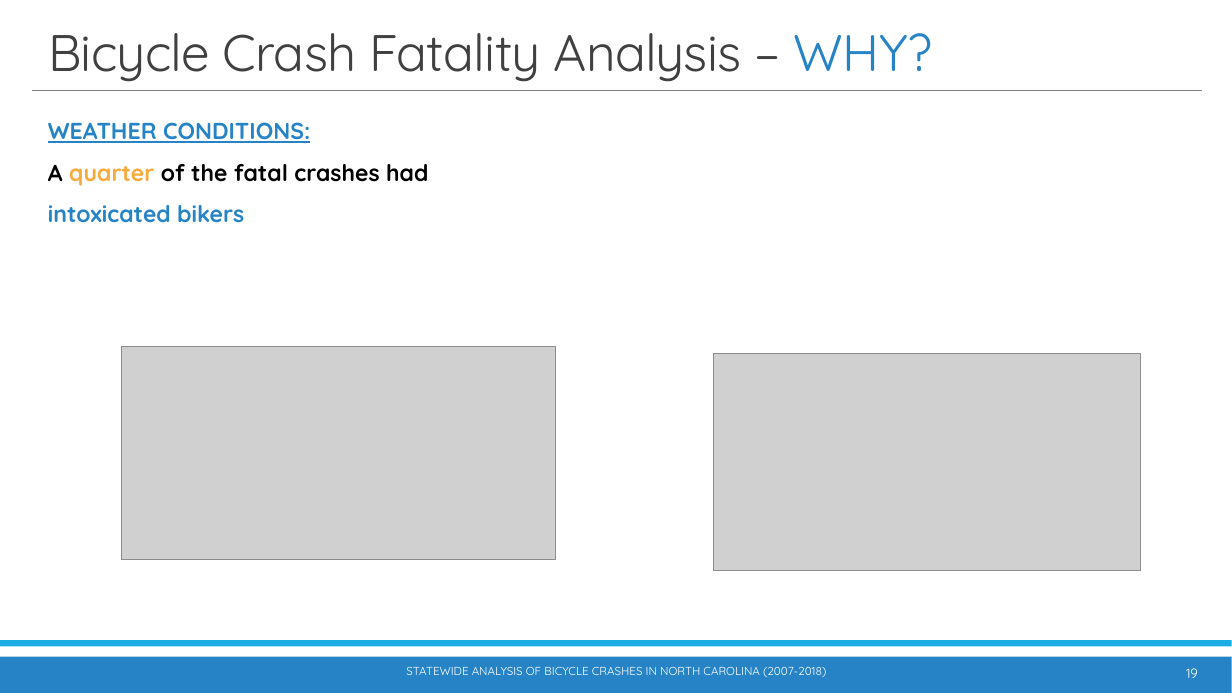
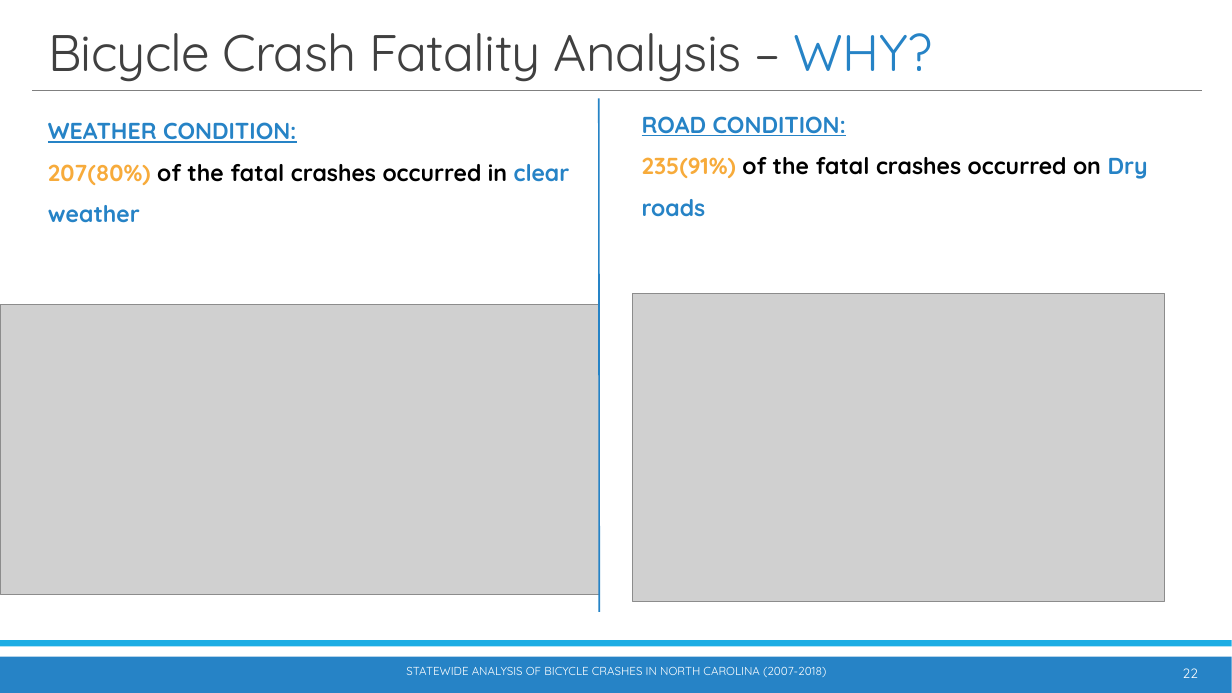
Before and after one commit to waghrayrashi/project-1, a slide deck: slide 22 of Project 1 - Group 2 - Statewide Bicycle Crash Analysis.pptx (slide 19 before the commit). Drawn at 1232x693 pixels with LibreOffice and Linux fonts; fonts in the diff are those of the drawing; grey boxes stand for pictures. Boxes give left, top, right and bottom in pixels: in the first picture for what was removed or moved away, otherwise in the second. Text is boxed around its words. In the diff, an @@ line names an element or a change of style, - is before the commit and + after.

```diff
--- a/Project 1 - Group 2 - Statewide Bicycle Crash Analysis.pptx
+++ b/Project 1 - Group 2 - Statewide Bicycle Crash Analysis.pptx
@@ line added from (599, 98) to (600, 612), #2683C6 1.25 pt @@
@@ text added at [642,116,1148,217], 18 pt, text #000000, bold @@
+ROAD CONDITION:
+235(91%) of the fatal crashes occurred on Dry roads
@@ text at [48,122,570,223]: text changed @@
-WEATHER CONDITIONS:
-A quarter of the fatal crashes had intoxicated bikers
+WEATHER CONDITION:
+207(80%) of the fatal crashes occurred in clear weather
@@ picture: place and size @@
-picture at [714,353,1141,570]
+picture at [633,294,1165,602]
@@ picture: place and size @@
-picture at [121,347,555,560]
+picture at [0,305,600,595]
@@ page number at [1183,668,1198,678]: text changed @@
-19
+22
```
Also in this commit, not shown: 13 other slides changed, 8 slides added, 18 other files.
